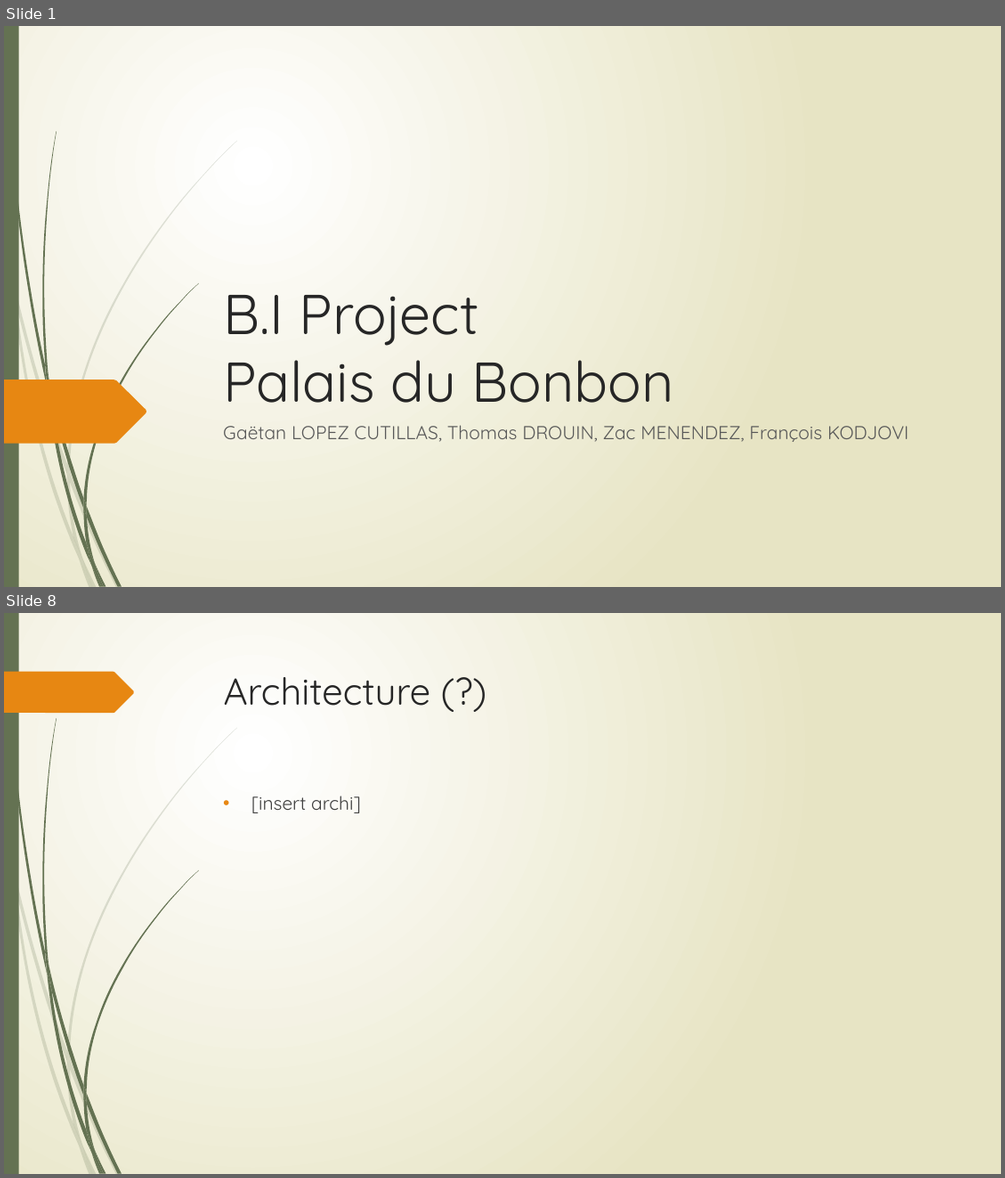
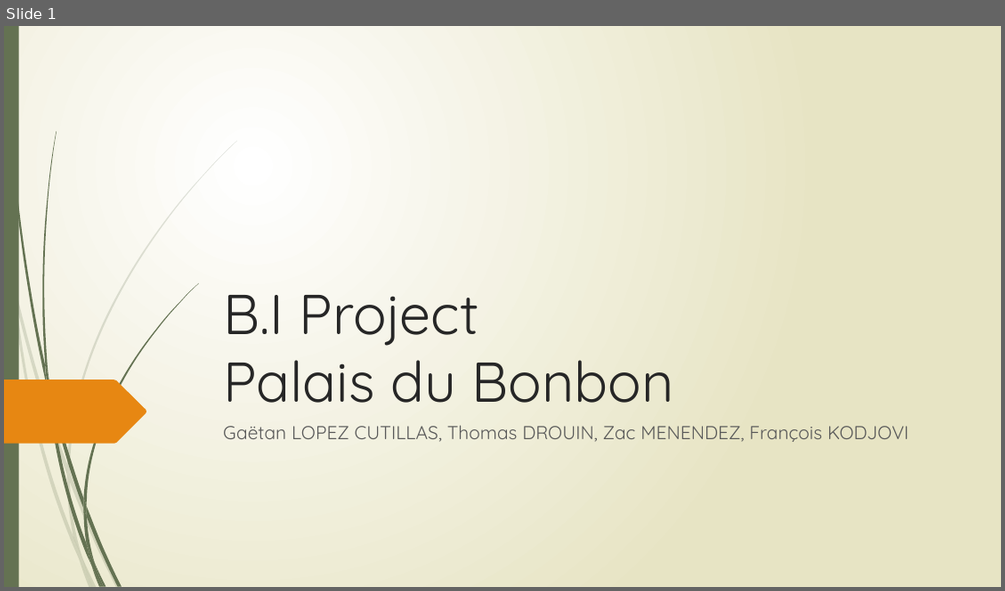
Before and after one commit to Gaetan90/ProjetBI, a slide deck: Projet BI.pptx. Shown one above the other, each under a label of ours: slides 1 and 8 before the commit, slide 1 after it; the slides between them are not shown. The pictures are 1005x1178 and 1005x591 pixels, drawn with LibreOffice and Linux fonts; fonts in the diff are those of the drawing. Boxes give left, top, right and bottom in pixels: in the first picture for what was removed or moved away, otherwise in the second. Text is boxed around its words. In the diff, an @@ line names an element or a change of style, - is before the commit and + after.

```diff
--- a/Projet BI.pptx
+++ b/Projet BI.pptx
@@ slide 8 removed at (4, 613, 1001, 1174), background gradient #FFFFFF to #E8E6C4; not listed: 23 template elements that a slide beside it also shows @@
@@ freeform shape removed at (4, 672, 134, 713) @@
@@ title removed at (224, 677, 431, 706) @@
-Architecture (?)
@@ text removed at (251, 795, 361, 813) @@
-• [insert archi]
```
Also in this commit, not shown: 5 slides changed, 10 slides added, 3 other slides removed.
